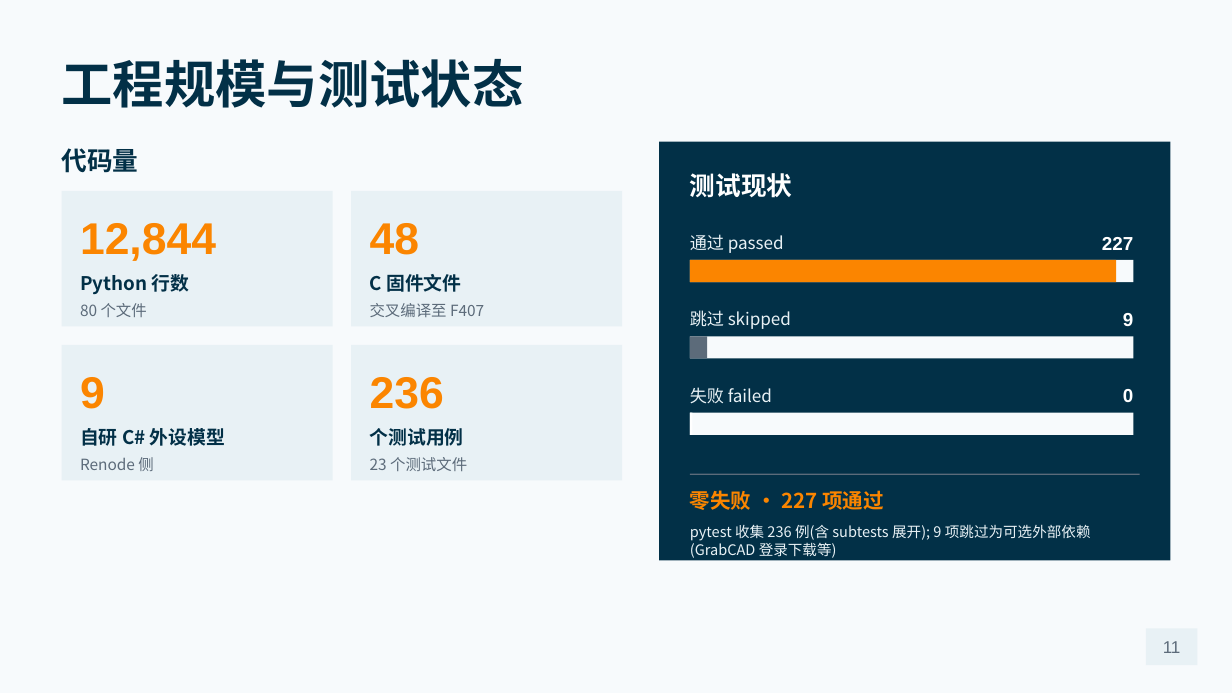
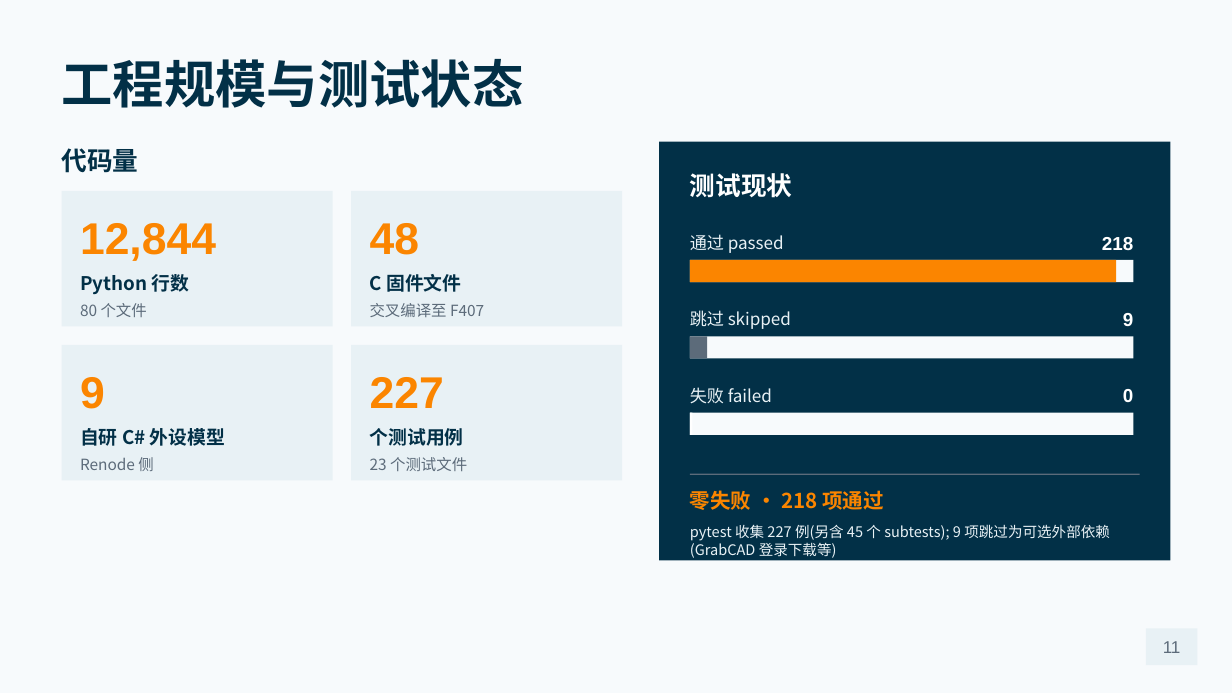
Before and after one commit to superfansizhe-beep/mujoco-renode-twin, a slide deck: slide 11 of docs/mujoco-renode-twin-defense.pptx. Drawn at 1232x693 pixels with LibreOffice and Linux fonts; fonts in the diff are those of the drawing. Boxes give left, top, right and bottom in pixels: in the first picture for what was removed or moved away, otherwise in the second. Text is boxed around its words. In the diff, an @@ line names an element or a change of style, - is before the commit and + after.

```diff
--- a/docs/mujoco-renode-twin-defense.pptx
+++ b/docs/mujoco-renode-twin-defense.pptx
@@ text at (x1=1102, y1=237, x2=1133, y2=250): text changed @@
-227
+218
@@ text at (x1=370, y1=377, x2=444, y2=408): text changed @@
-236
+227
@@ text at (x1=690, y1=490, x2=884, y2=510): text changed @@
-零失败 · 227 项通过
+零失败 · 218 项通过
@@ text at (x1=690, y1=524, x2=1110, y2=558): text changed @@
-pytest 收集 236 例(含 subtests 展开); 9 项跳过为可选外部依赖(GrabCAD 登录下载等)
+pytest 收集 227 例(另含 45 个 subtests); 9 项跳过为可选外部依赖(GrabCAD 登录下载等)
```
Also in this commit, not shown: 3 other files.
